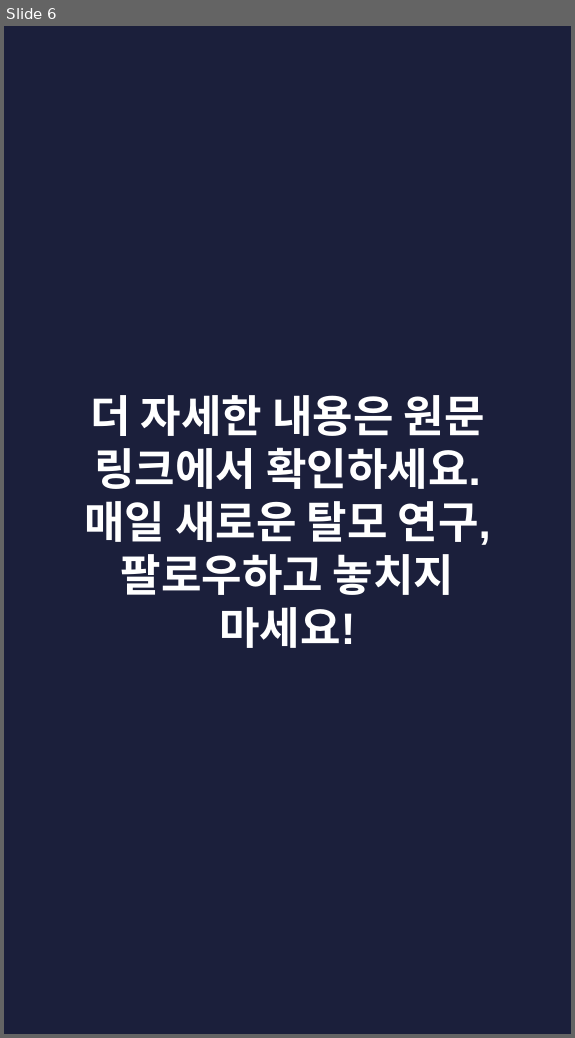
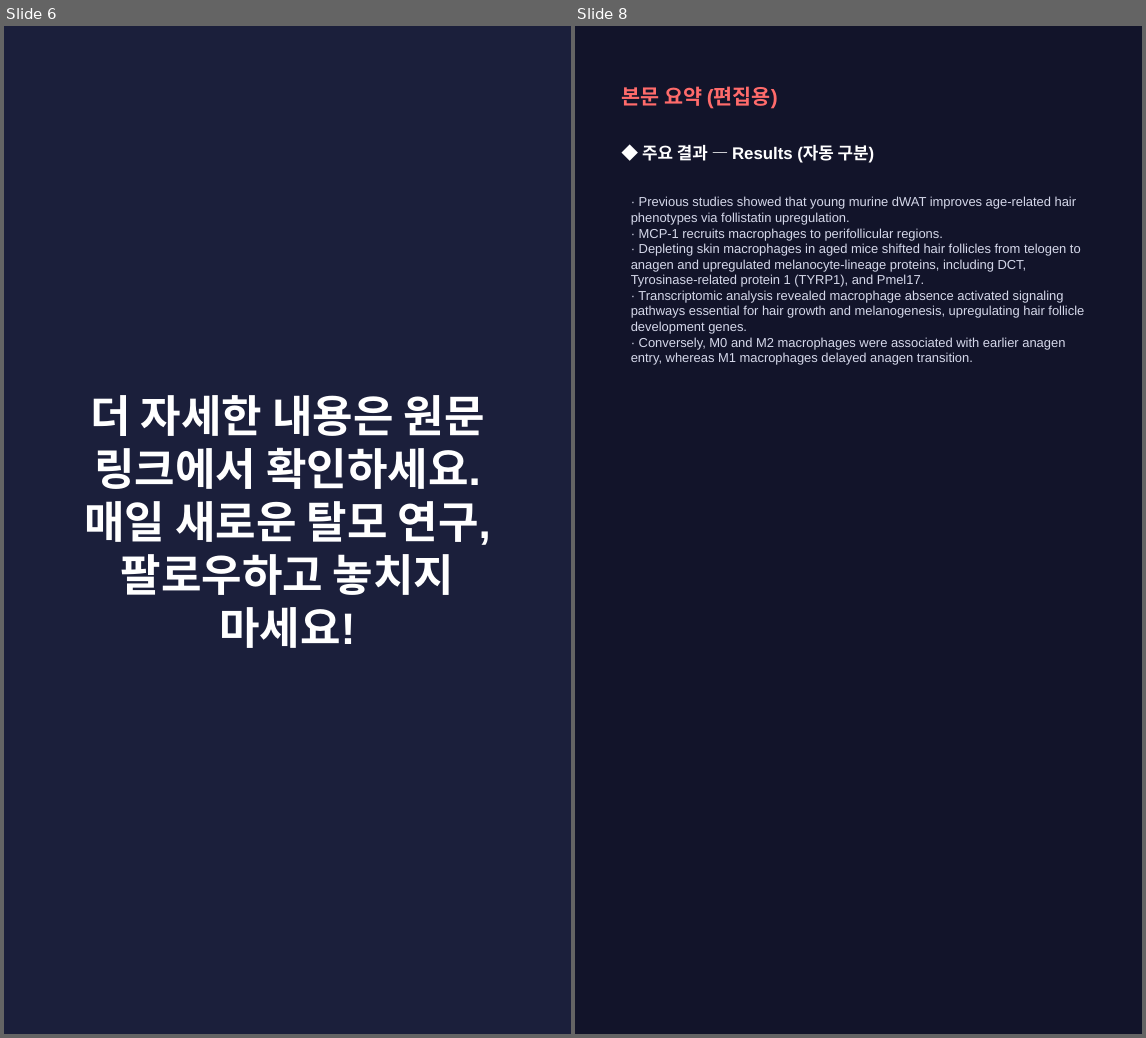
Before and after one commit to hyokang2010-BJ-ANTH/product-builder-test, a slide deck: pwa/data/latest/slides.pptx. Shown side by side, each under a label of ours: slide 6 before the commit, slides 6 and 8 after it; the slides between them are not shown. The pictures are 575x1038 and 1146x1038 pixels, drawn with LibreOffice and Linux fonts; fonts in the diff are those of the drawing. Boxes give left, top, right and bottom in pixels: in the first picture for what was removed or moved away, otherwise in the second. Text is boxed around its words. In the diff, an @@ line names an element or a change of style, - is before the commit and + after.

```diff
--- a/pwa/data/latest/slides.pptx
+++ b/pwa/data/latest/slides.pptx
@@ slide 8 added at [575, 26, 1142, 1034], background #12142A @@
@@ text added at [621, 86, 778, 109], 16 pt, text #FF6B6B, bold @@
+본문 요약 (편집용)
@@ text added at [642, 145, 874, 163], 13 pt, text #FFFFFF, bold @@
+◆ 주요 결과 — Results (자동 구분)
@@ text added at [631, 196, 1084, 365], 10 pt, text #D5D8EA @@
+· Previous studies showed that young murine dWAT improves age-related hair phenotypes via follistatin upregulation.
+· MCP-1 recruits macrophages to perifollicular regions.
+· Depleting skin macrophages in aged mice shifted hair follicles from telogen to anagen and upregulated melanocyte-lineage proteins, including DCT, Tyrosinase-related protein 1 (TYRP1), and Pmel17.
+· Transcriptomic analysis revealed macrophage absence activated signaling pathways essential for hair growth and melanogenesis, upregulating hair follicle development genes.
+· Conversely, M0 and M2 macrophages were associated with earlier anagen entry, whereas M1 macrophages delayed anagen transition.
```
Also in this commit, not shown: 2 slides changed, 4 other slides added, 6 slides removed, 26 other files.
